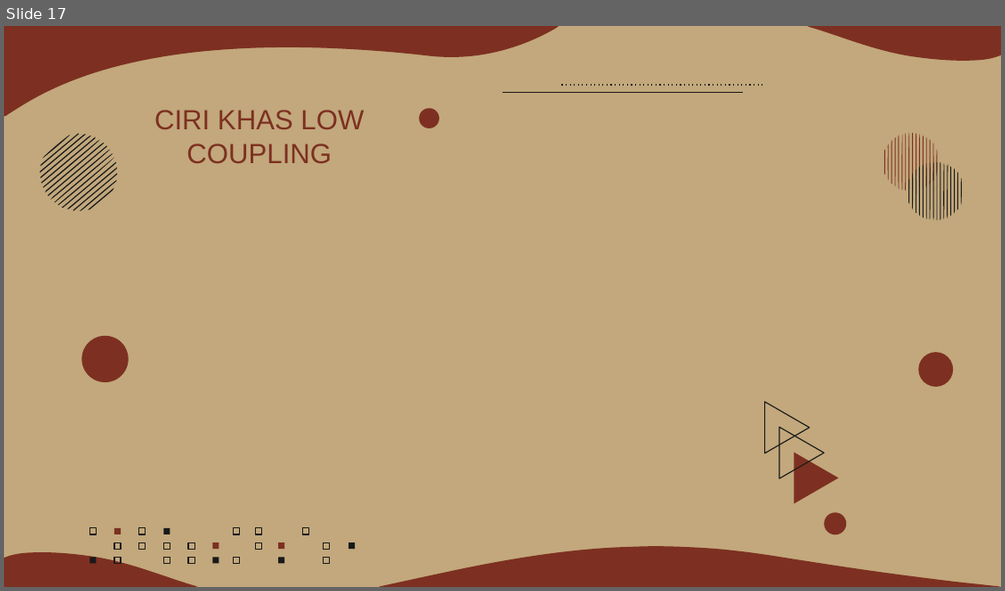
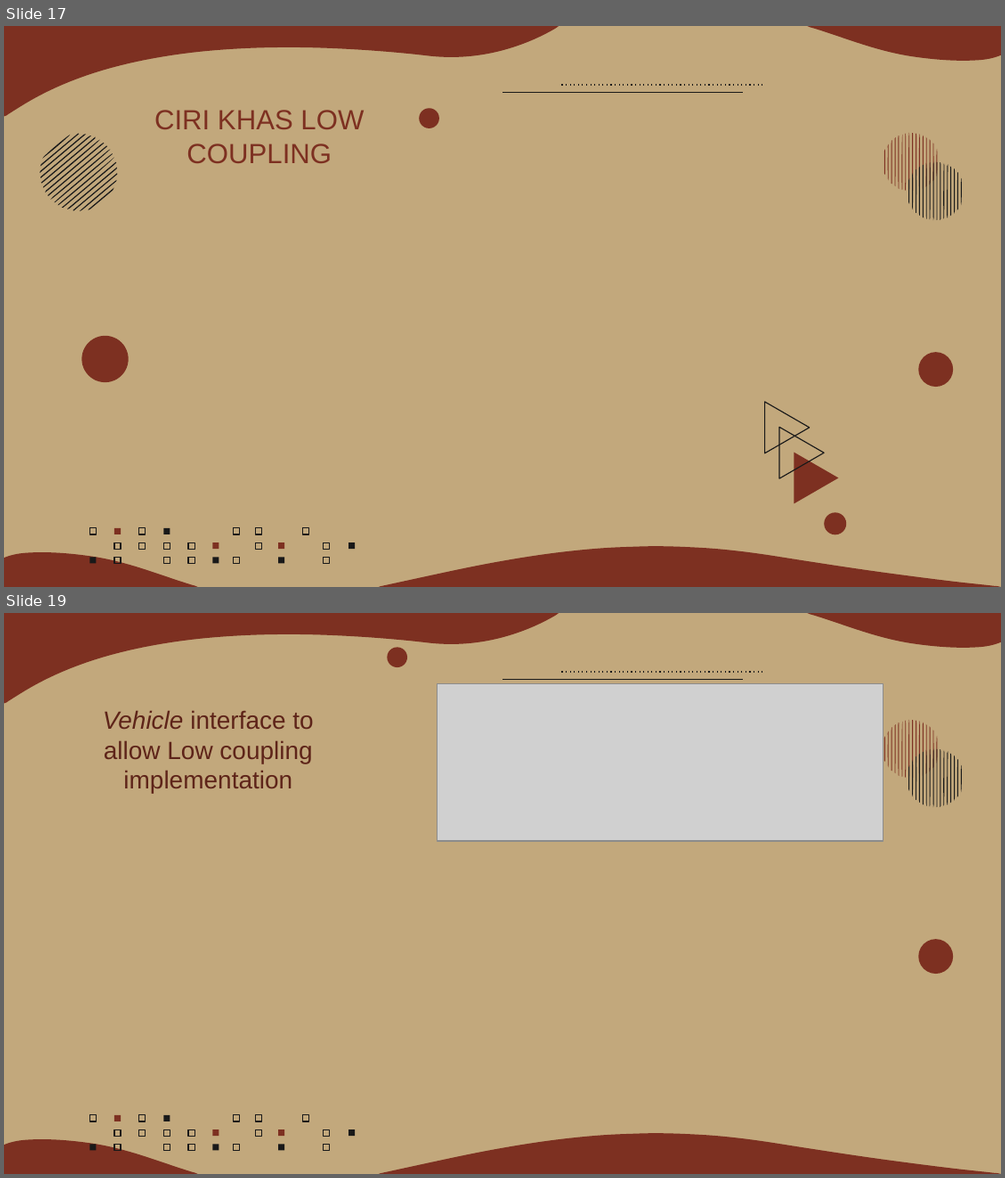
Before and after one commit to albetmatthew/solid_grasp, a slide deck: Kelompok6_OpenClosePrinciple_LowCoupling.pptx. Shown one above the other, each under a label of ours: slide 17 before the commit, slides 17 and 19 after it; the slides between them are not shown. The pictures are 1005x591 and 1005x1178 pixels, drawn with LibreOffice and Linux fonts; fonts in the diff are those of the drawing; grey boxes stand for pictures. Boxes give left, top, right and bottom in pixels: in the first picture for what was removed or moved away, otherwise in the second. Text is boxed around its words. In the diff, an @@ line names an element or a change of style, - is before the commit and + after.

Commit message:
Update Kode program Low Coupling
Update Kode program Low Coupling

```diff
--- a/Kelompok6_OpenClosePrinciple_LowCoupling.pptx
+++ b/Kelompok6_OpenClosePrinciple_LowCoupling.pptx
@@ slide 19 added at (4,613,1001,1174), background #C2A87C; not listed: 63 template elements that a slide beside it also shows @@
@@ ellipse added at (387,647,406,666), fill #7D3021 @@
@@ picture added at (437,684,883,840) @@
@@ text added at (103,711,313,793), 18 pt, text #5E2419 @@
+Vehicle interface to allow Low coupling implementation
```
Also in this commit, not shown: 1 slide changed, 3 other slides added.
